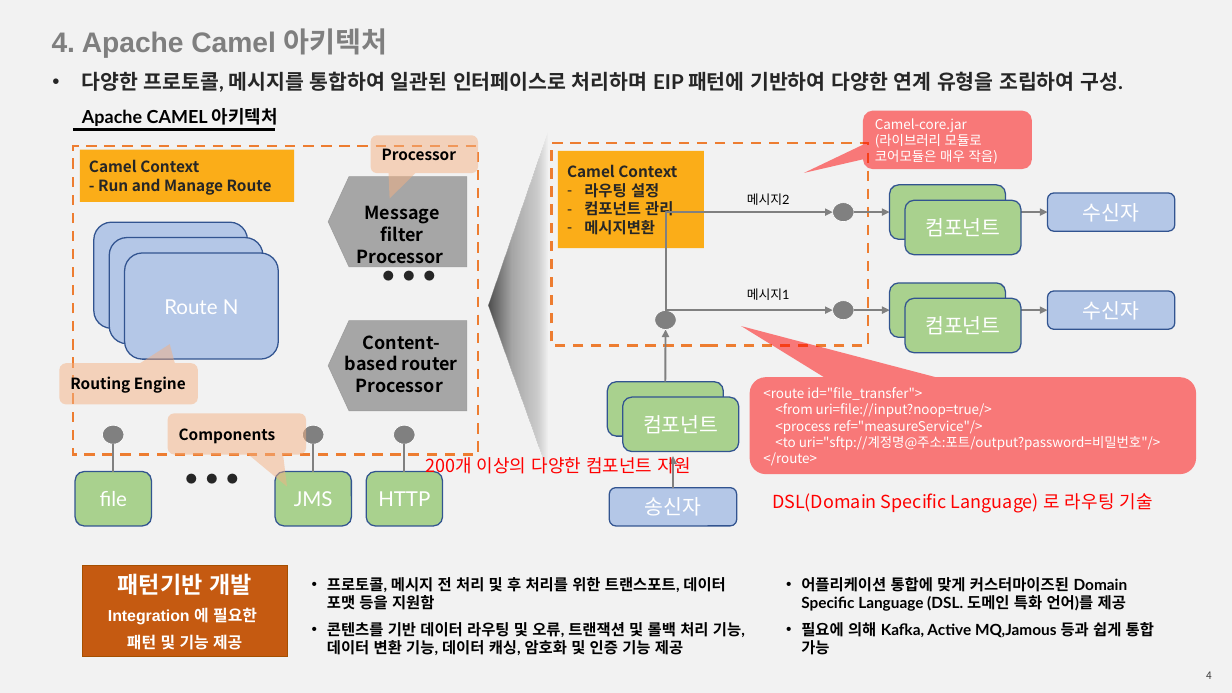
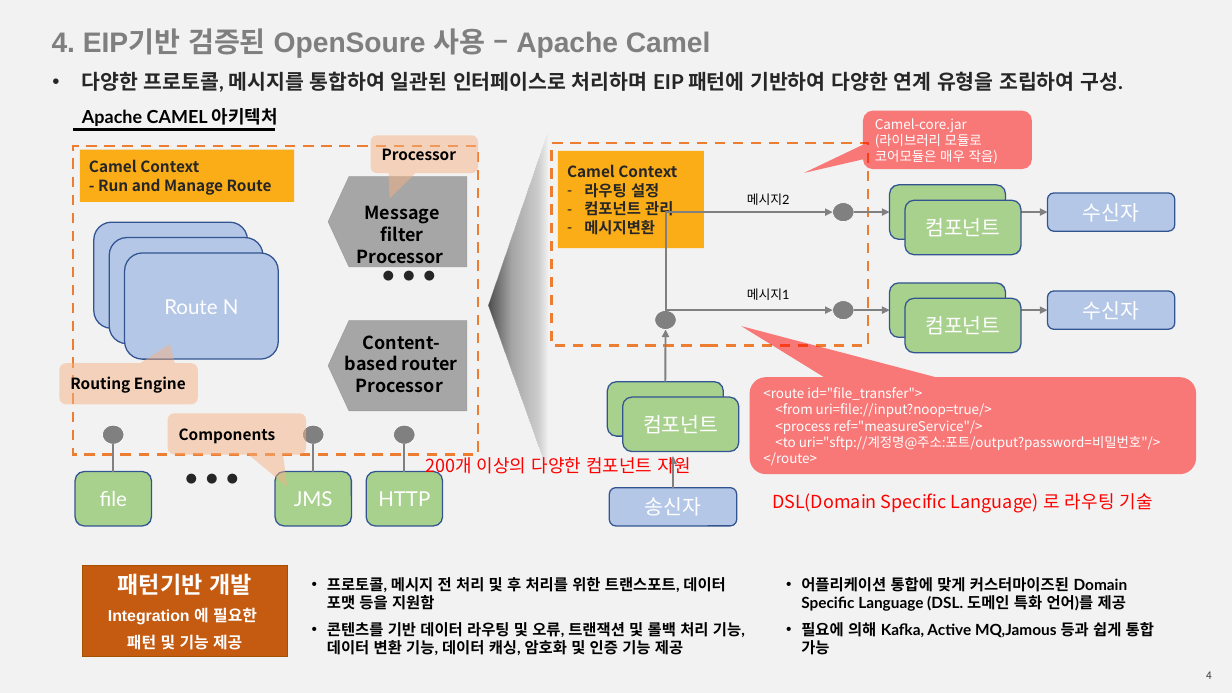
Before and after one commit to dev-ds22/dev-ds22.github.io, a slide deck: slide 4 of _ss/Define_Integration_Hub_Lib_Concept_20231204.pptx. Drawn at 1232x693 pixels with LibreOffice and Linux fonts; fonts in the diff are those of the drawing. Boxes give left, top, right and bottom in pixels: in the first picture for what was removed or moved away, otherwise in the second. Text is boxed around its words. In the diff, an @@ line names an element or a change of style, - is before the commit and + after.

```diff
--- a/_ss/Define_Integration_Hub_Lib_Concept_20231204.pptx
+++ b/_ss/Define_Integration_Hub_Lib_Concept_20231204.pptx
@@ title at <box>52,28,711,58</box>: text changed @@
-4. Apache Camel 아키텍처
+4. EIP기반 검증된 OpenSoure 사용 – Apache Camel
```
Also in this commit, not shown: 3 other slides changed, 1 slide added.
